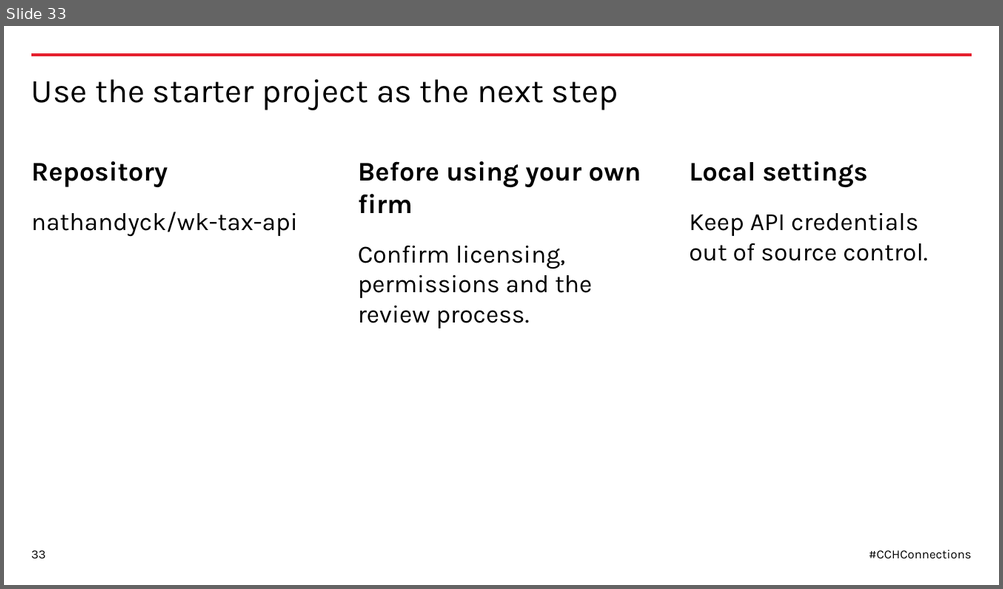
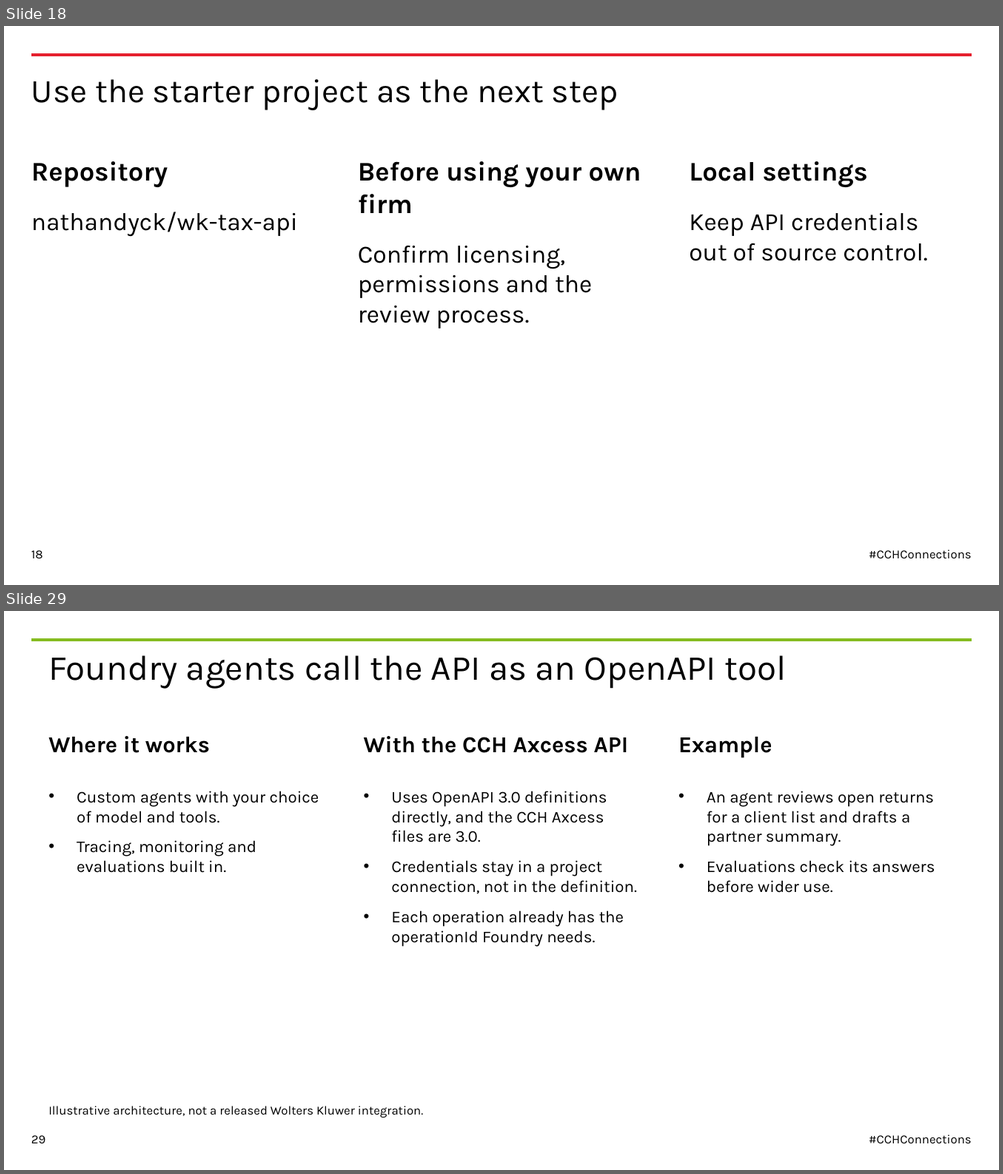
Before and after one commit to nathandyck/wk-tax-api, a slide deck: presentation/CCH-Connections-2026-WK-template.pptx. Shown one above the other, each under a label of ours: slide 33 before the commit, slides 18 and 29 after it; the slides between them are not shown. The pictures are 1003x589 and 1003x1174 pixels, drawn with LibreOffice and Linux fonts; fonts in the diff are those of the drawing. Boxes give left, top, right and bottom in pixels: in the first picture for what was removed or moved away, otherwise in the second. Text is boxed around its words. In the diff, an @@ line names an element or a change of style, - is before the commit and + after.

```diff
--- a/presentation/CCH-Connections-2026-WK-template.pptx
+++ b/presentation/CCH-Connections-2026-WK-template.pptx
@@ slide 29 added at (4,611,999,1170), background #FFFFFF @@
@@ line added from (972, 640) to (31, 640), #85BC20 3 pt @@
@@ title added at (48,655,785,688), 34 pt, text #000000 @@
+Foundry agents call the API as an OpenAPI tool
@@ text added at (48,736,210,753), 22 pt, text #000000, bold @@
+Where it works
@@ text added at (364,736,628,753), 22 pt, text #000000, bold @@
+With the CCH Axcess API
@@ text added at (678,737,772,758), 22 pt, text #000000, bold @@
+Example
@@ text added at (77,791,319,873), 16 pt, text #000000 @@
+• Custom agents with your choice of model and tools.
+• Tracing, monitoring and evaluations built in.
@@ text added at (391,791,637,947), 16 pt, text #000000 @@
+• Uses OpenAPI 3.0 definitions directly, and the CCH Axcess files are 3.0.
+• Credentials stay in a project connection, not in the definition.
+• Each operation already has the operationId Foundry needs.
@@ text added at (706,791,935,893), 16 pt, text #000000 @@
+• An agent reviews open returns for a client list and drafts a partner summary.
+• Evaluations check its answers before wider use.
@@ text added at (48,1106,423,1118), 12 pt, text #000000 @@
+Illustrative architecture, not a released Wolters Kluwer integration.
@@ page number added at (31,1136,45,1144), 12 pt, text #000000 @@
+29
@@ text added at (868,1135,971,1145), 12 pt, text #000000 @@
+#CCHConnections
@@ what was slide 33 is now slide 18 @@
@@ page number at (31,551,43,560): text changed @@
-33
+18
```
Also in this commit, not shown: 21 slides changed, 9 other slides added, 10 slides removed.
